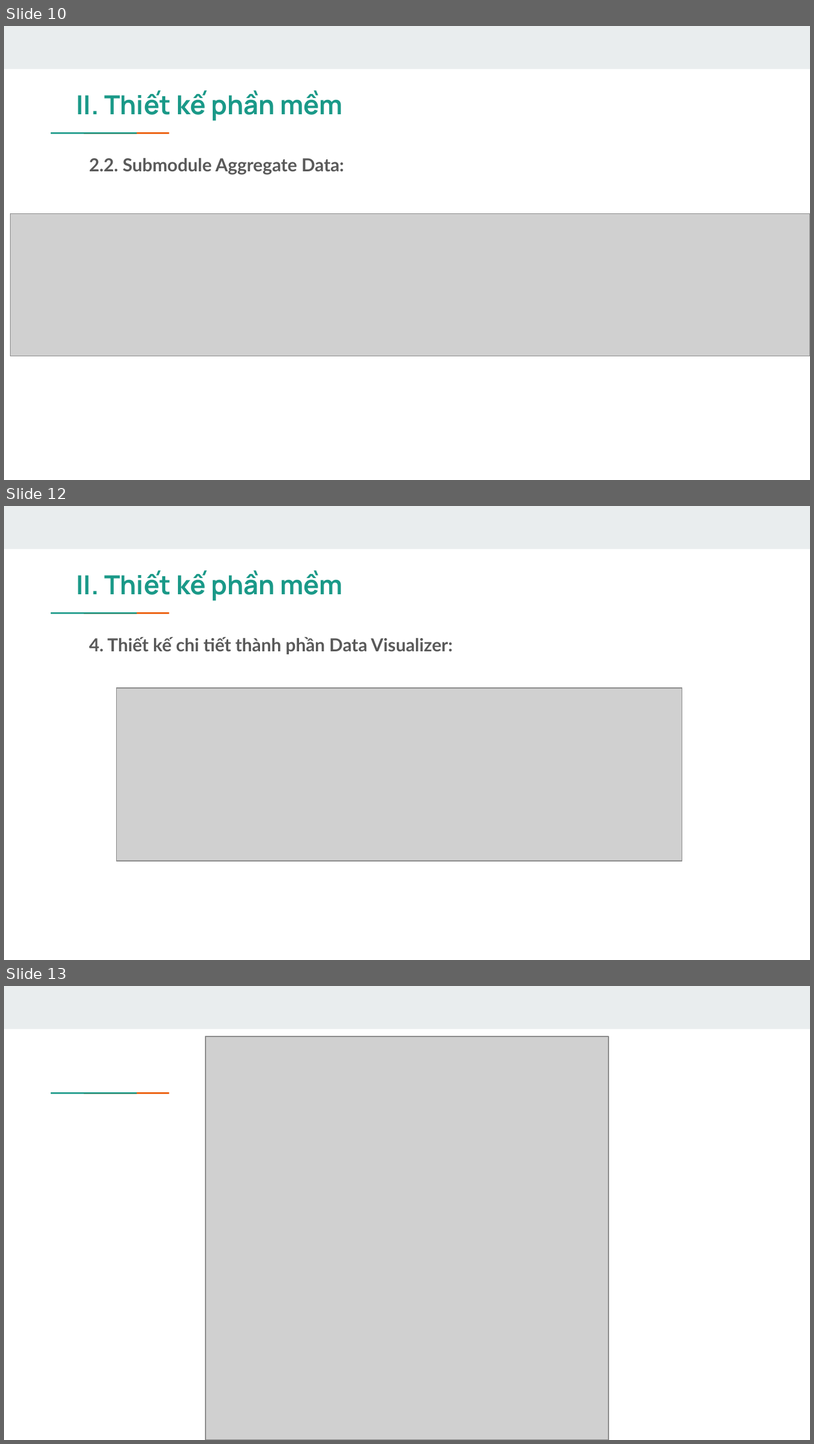
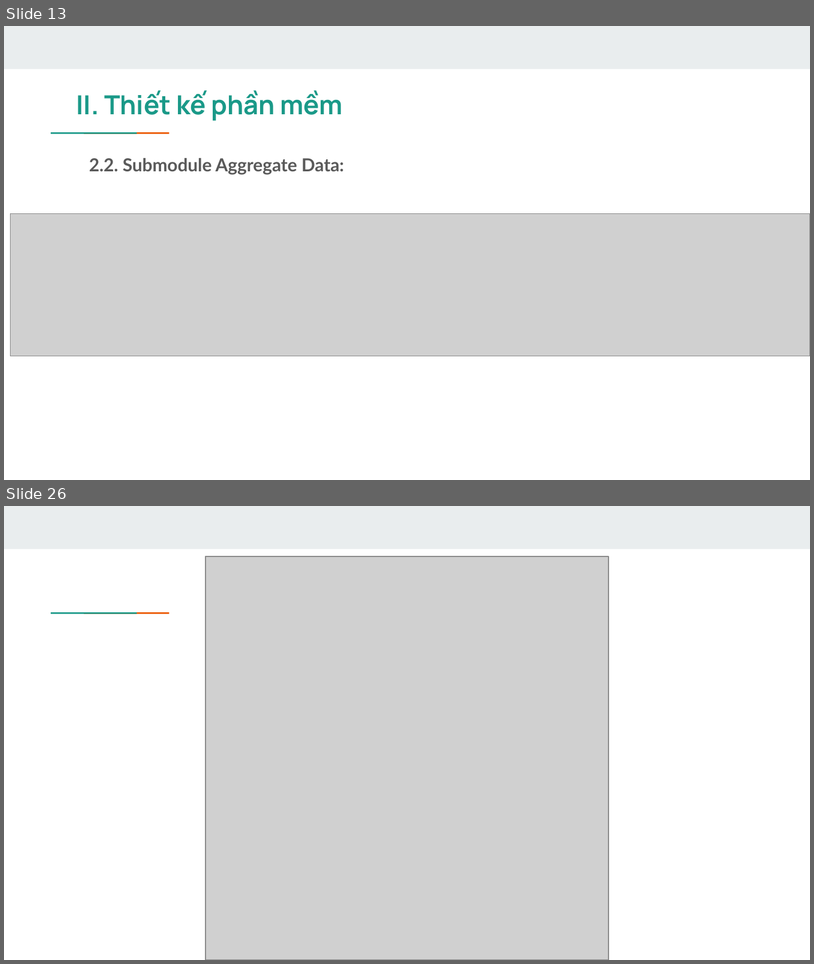
Before and after one commit to hungvm2/retail_store_analytics, a slide deck: Presentation slide.pptx. Shown one above the other, each under a label of ours: slides 10, 12 and 13 before the commit, slides 13 and 26 after it; the slides between them are not shown. The pictures are 814x1444 and 814x964 pixels, drawn with LibreOffice and Linux fonts; fonts in the diff are those of the drawing; grey boxes stand for pictures. Boxes give left, top, right and bottom in pixels: in the first picture for what was removed or moved away, otherwise in the second. Text is boxed around its words. In the diff, an @@ line names an element or a change of style, - is before the commit and + after.

```diff
--- a/Presentation slide.pptx
+++ b/Presentation slide.pptx
@@ slide 12 removed at bbox=[4, 506, 810, 960], background #FFFFFF; not listed: 3 template elements that a slide beside it also shows @@
@@ title removed at bbox=[77, 570, 343, 601] @@
-II. Thiết kế phần mềm
@@ text removed at bbox=[89, 637, 453, 654] @@
-4. Thiết kế chi tiết thành phần Data Visualizer:
@@ picture removed at bbox=[116, 687, 682, 860] @@
@@ what was slide 10 is now slide 13 @@
@@ what was slide 13 is now slide 26 @@
```
Also in this commit, not shown: 5 slides changed, 15 slides added, 1 other slide removed, 16 other files.
